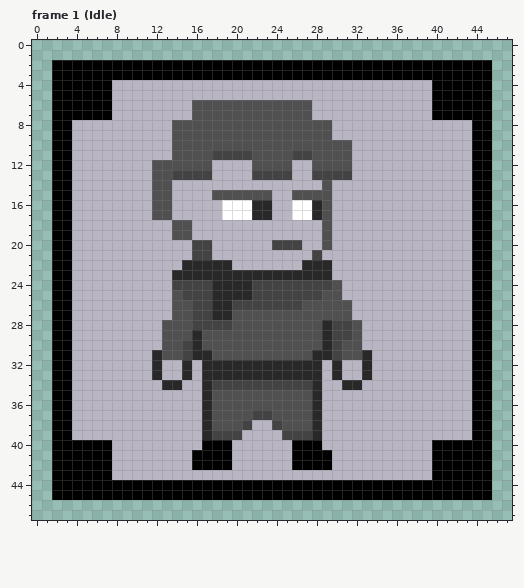
Pixel-art file, stored at Pixel Art/test.aseprite. That is the earlier state.
48x48 pixels, 32 frames. Shown: frame 1 (Idle). The commit also changed other frames, which this record leaves out.
And afterwards:
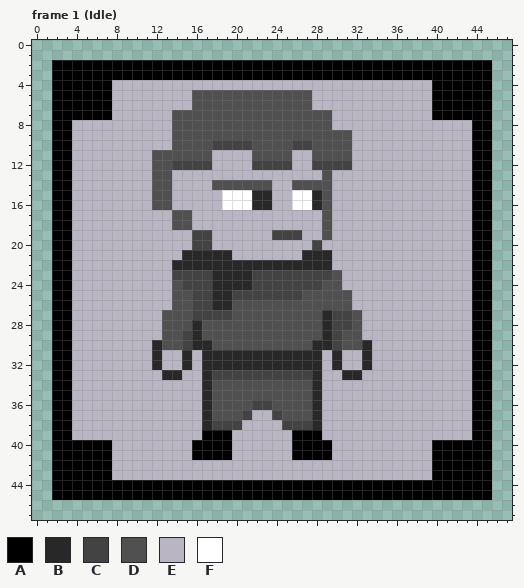
Palette (. is transparent): A #000000  B #282828  C #434343  D #505050  E #b9b5c3  F #ffffff
Edits made:
Changed rows in their new state; - is an unchanged pixel.
Frame 1 (Idle), layer "Player":
first column x 12:
 5 ----DDDDDDDDDDDD------
 7 --DD------------DD----
 9 ------------------DD--
10 ------CCCC----CC------
11 DD----EEEE----EE------
12 --CCCC----CCCC--CCCC--
13 --EEEE----EEEE--EDEE--
14 ------DDDDDD--DDD-----
15 ------EFFFBB--FFB-----
17 EEDD---EEEEE--EEE-----
19 --EECC------CCC-------
20 ------------EEE-CE----
21 ---BBBBB-------BBB----
22 --B-----BBBBBBB-------
23 --CCCC----CCCCCCCCD---
24 --D--------------D----
25 ---D----CC-----DD--D--
26 --------DDDDDDD-------
27 -D----CC---------BCCD-
28 ----BDDD--------------
29 ---C---------------D--
30 B----B----------B----B
31 -EEBE-BBBBBBBBBB-EBEE-
33 EBBE--CCCCCCCCCC--EBBE
34 -EE---DDDDDDDDDD---EE-
36 ----------CC----------
37 ---------CEEC---------
38 ------CCCE--ECCC------
39 -----AAAE----EAAA-----
40 ----A------------A----
42 ----EEEE------EEEE----
Boxes around the changes in both pictures, in picture pixels (x1, y1, x2, y2):
changed: (152, 90, 372, 470)
